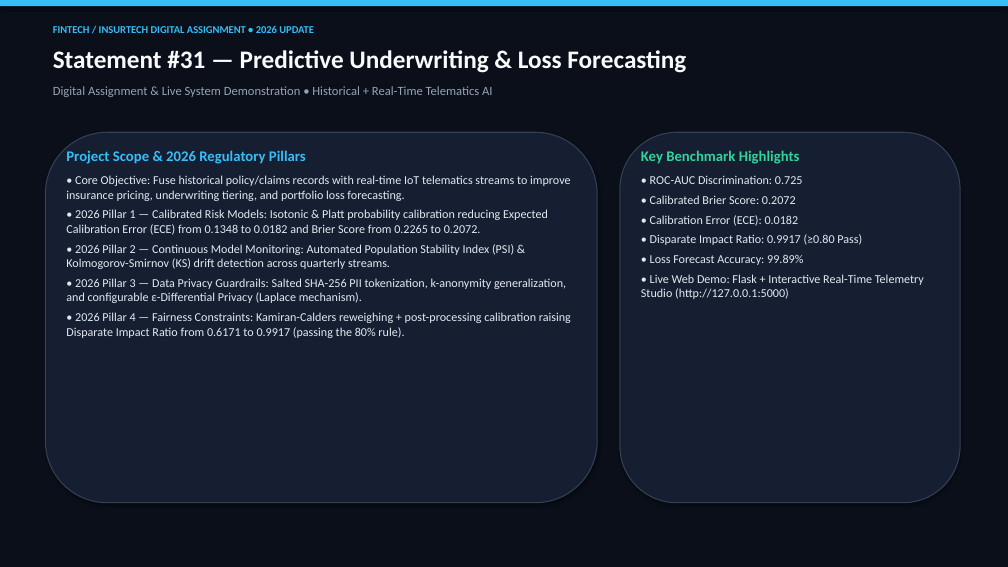
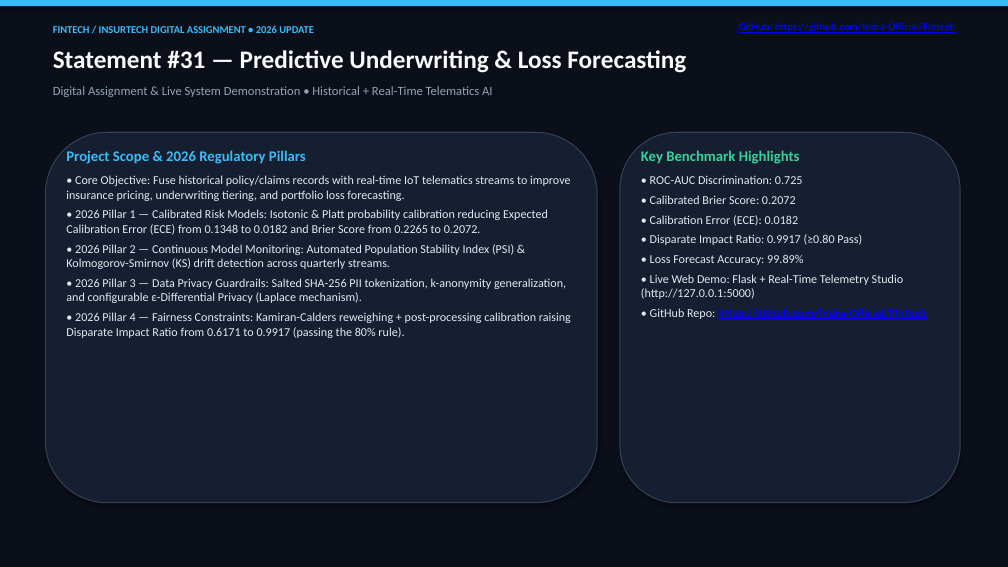
Before and after one commit to Indra-Official/FIntech, a slide deck: slide 1 of presentation/Predictive_Underwriting_Statement31_Presentation.pptx. Drawn at 1008x567 pixels with LibreOffice and Linux fonts; fonts in the diff are those of the drawing. Boxes give left, top, right and bottom in pixels: in the first picture for what was removed or moved away, otherwise in the second. Text is boxed around its words. In the diff, an @@ line names an element or a change of style, - is before the commit and + after.

```diff
--- a/presentation/Predictive_Underwriting_Statement31_Presentation.pptx
+++ b/presentation/Predictive_Underwriting_Statement31_Presentation.pptx
@@ text added at [739, 22, 955, 33], 10 pt, text #0000FF, bold, underline @@
+GitHub: https://github.com/Indra-Official/FIntech
@@ text at [641, 274, 926, 319]: text changed @@
-• Live Web Demo: Flask + Interactive Real-Time Telemetry Studio (http://127.0.0.1:5000)
+• Live Web Demo: Flask + Real-Time Telemetry Studio (http://127.0.0.1:5000)
+• GitHub Repo: https://github.com/Indra-Official/FIntech
```
Also in this commit, not shown: 11 other slides changed, 5 other files.
